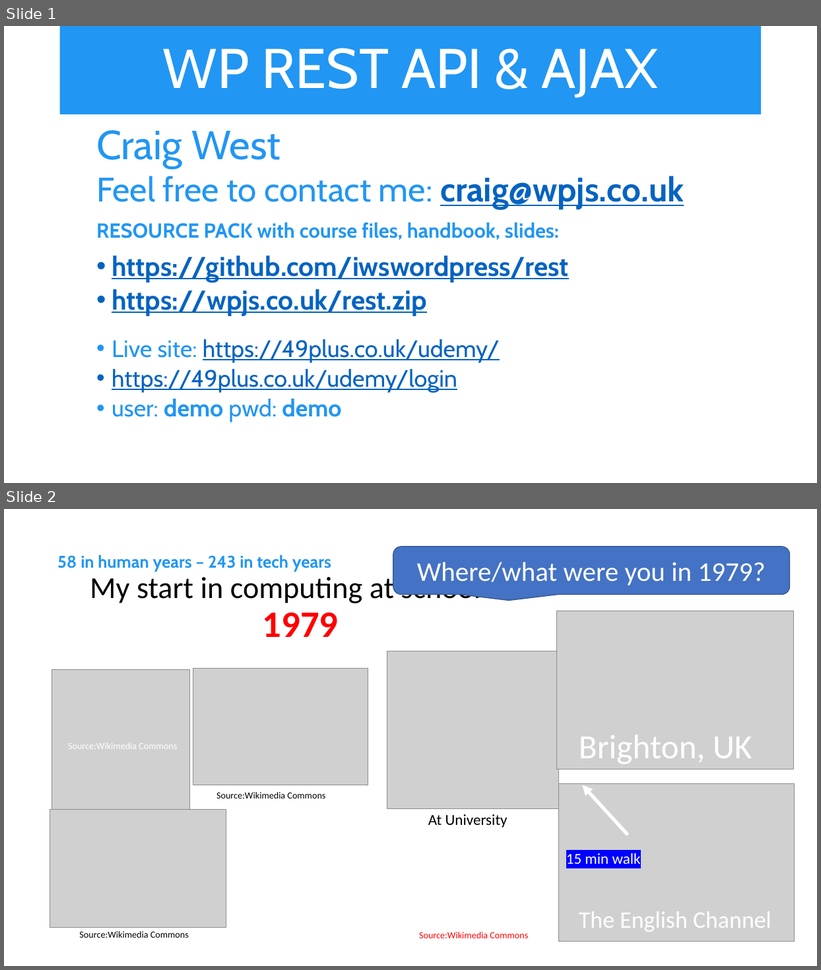
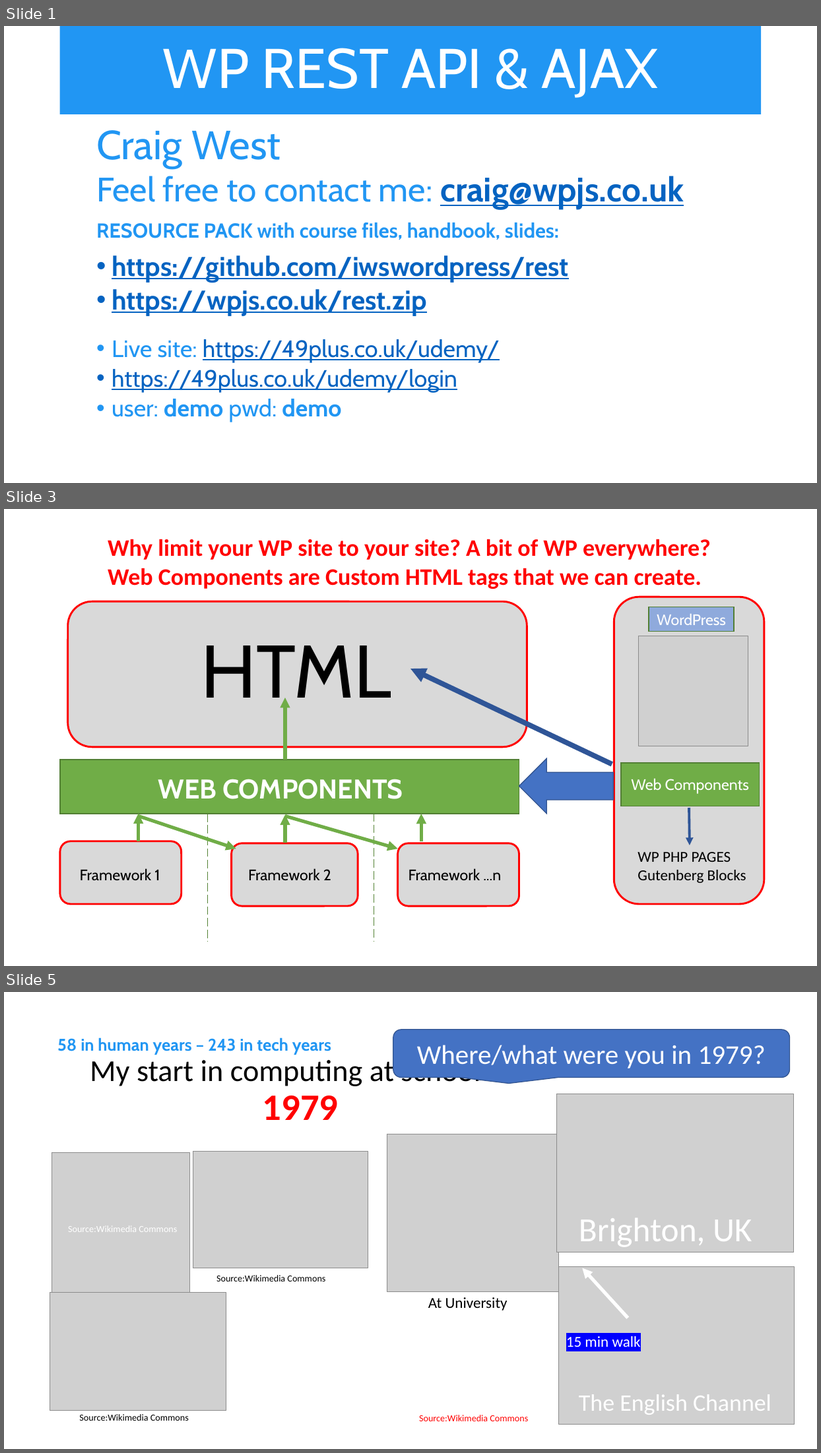
Before and after one commit to iwswordpress/rest, a slide deck: rest-api-workshop.pptx. Shown one above the other, each under a label of ours: slides 1 and 2 before the commit, slides 1, 3 and 5 after it; the slides between them are not shown. The pictures are 821x970 and 821x1453 pixels, drawn with LibreOffice and Linux fonts; fonts in the diff are those of the drawing; grey boxes stand for pictures. Boxes give left, top, right and bottom in pixels: in the first picture for what was removed or moved away, otherwise in the second. Text is boxed around its words. In the diff, an @@ line names an element or a change of style, - is before the commit and + after.

Commit message:
update for WOrdCamp Kent

```diff
--- a/rest-api-workshop.pptx
+++ b/rest-api-workshop.pptx
@@ slide 3 added at (4,509,817,966), background #FFFFFF @@
@@ text added at (108,539,711,589), 28 pt, text #FF0000, bold @@
+Why limit your WP site to your site? A bit of WP everywhere?
+Web Components are Custom HTML tags that we can create.
@@ rounded rectangle added at (68,601,527,747), fill #D9D9D9, outline #FF0000 2.25 pt @@
@@ rounded rectangle added at (614,597,764,904), fill #D9D9D9, outline #FF0000 2.25 pt @@
@@ rectangle added at (649,607,734,631), fill #8FAADC, outline #538035 1 pt, 18 pt, text #FFFFFF @@
+WordPress
@@ text added at (201,646,391,714), 88 pt, text #000000 @@
+HTML
@@ picture added at (638,636,748,746) @@
@@ arrow added from (612, 764) to (411, 669), #2F5597 6 pt @@
@@ arrow added from (285, 760) to (285, 698), #70AD47 4 pt @@
@@ rectangle added at (60,760,519,814), fill #70AD47, outline #538035 1 pt @@
@@ right arrow added at (519,758,613,813), fill #4472C4, outline #325491 1 pt @@
@@ rectangle added at (621,763,759,807), fill #70AD47, outline #538035 1 pt, 18 pt, text #FFFFFF @@
+Web Components
@@ text added at (158,779,403,799), 32 pt, text #FFFFFF, bold @@
+WEB COMPONENTS
@@ line added from (208, 779) to (208, 943), #548235 1.25 pt dashed @@
@@ line added from (374, 779) to (374, 942), #548235 1.25 pt dashed @@
@@ arrow added from (138, 842) to (138, 814), #70AD47 4 pt @@
@@ arrow added from (138, 817) to (236, 849), #70AD47 4 pt @@
@@ arrow added from (285, 843) to (285, 815), #70AD47 4 pt @@
@@ arrow added from (285, 817) to (398, 849), #70AD47 4 pt @@
@@ arrow added from (421, 842) to (421, 814), #70AD47 4 pt @@
@@ arrow added from (689, 808) to (690, 846), #2F5597 3 pt @@
@@ rounded rectangle added at (60,842,182,904), fill #D9D9D9, outline #FF0000 2.25 pt @@
@@ rounded rectangle added at (232,844,358,907), fill #D9D9D9, outline #FF0000 2.25 pt @@
@@ rounded rectangle added at (398,844,519,907), fill #D9D9D9, outline #FF0000 2.25 pt @@
@@ text added at (638,852,746,883), 18 pt, text #000000 @@
+WP PHP PAGES
+Gutenberg Blocks
@@ text added at (80,869,160,881), 18 pt, text #000000 @@
+Framework 1
@@ text added at (248,869,331,881), 18 pt, text #000000 @@
+Framework 2
@@ text added at (409,869,501,881), 18 pt, text #000000 @@
+Framework ...n
@@ what was slide 2 is now slide 5 @@
```
Also in this commit, not shown: 4 slides changed, 4 other files.
